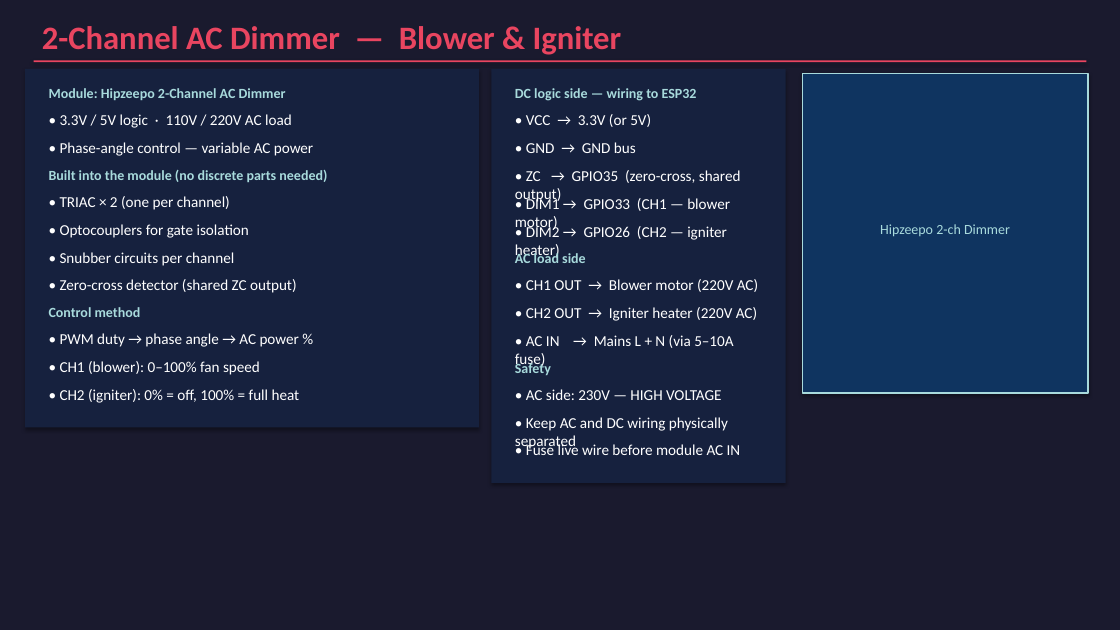
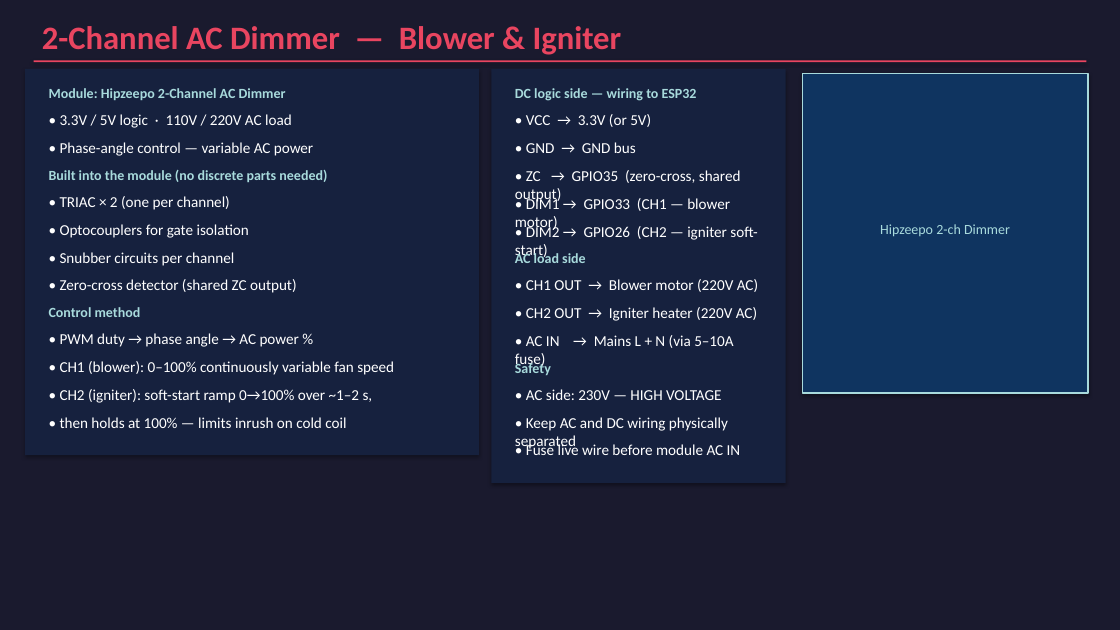
Before and after one commit to Tinklefinger/pellet-burner, a slide deck: slide 7 of docs/Pellet_Burner_Components.pptx. Drawn at 1120x630 pixels with LibreOffice and Linux fonts; fonts in the diff are those of the drawing. Boxes give left, top, right and bottom in pixels: in the first picture for what was removed or moved away, otherwise in the second. Text is boxed around its words. In the diff, an @@ line names an element or a change of style, - is before the commit and + after.

```diff
--- a/docs/Pellet_Burner_Components.pptx
+++ b/docs/Pellet_Burner_Components.pptx
@@ rectangle: place and size @@
-rectangle at box(25, 69, 479, 428)
+rectangle at box(25, 69, 479, 455)
@@ text at box(515, 224, 757, 260): text changed @@
-• DIM2 → GPIO26 (CH2 — igniter heater)
+• DIM2 → GPIO26 (CH2 — igniter soft-start)
@@ text at box(60, 361, 394, 375): text changed @@
-• CH1 (blower): 0–100% fan speed
+• CH1 (blower): 0–100% continuously variable fan speed
@@ text at box(60, 389, 373, 403): text changed @@
-• CH2 (igniter): 0% = off, 100% = full heat
+• CH2 (igniter): soft-start ramp 0→100% over ~1–2 s,
@@ text added at box(60, 417, 346, 428), 13 pt, text #FFFFFF @@
+• then holds at 100% — limits inrush on cold coil
```
Also in this commit, not shown: 4 other files.
